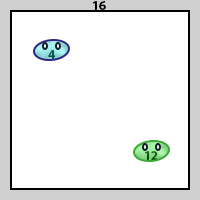
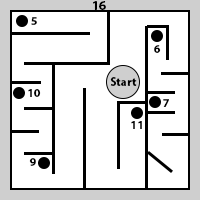
Layers edited between the first and the second w=200, h=200 image:
added layer "Start" above "Ellipse 3" over [110, 77, 137, 86]
added layer "Ellipse 3" above "7" over [106, 65, 140, 99]
added layer "Ellipse 2 Kopie 5" above "6" over [149, 96, 161, 108]
added layer "6" above "Ellipse 2 Kopie 4" over [154, 45, 161, 53]
added layer "Ellipse 2 Kopie 4" above "11" over [151, 30, 163, 42]
added layer "11" above "Ellipse 2 Kopie 3" over [131, 121, 142, 129]
added layer "Ellipse 2 Kopie 3" above "9" over [131, 107, 143, 119]
added layer "Ellipse 2 Kopie 2" above "10" over [38, 157, 50, 169]
added layer "10" above "Ellipse 2 Kopie" over [28, 89, 41, 97]
added layer "Ellipse 2 Kopie" above "5" over [13, 87, 25, 99]
added layer "Ellipse 2" above "Gruppe 1" over [16, 15, 28, 27]
added group "Gruppe 1" with 10 layers above "SnakeGame" over [12, 12, 188, 188]
added layer "Form 13" in group "Gruppe 1" over [147, 151, 173, 173]
added layer "Form 12" in group "Gruppe 1" over [162, 133, 188, 136]
added layer "Form 11" in group "Gruppe 1" over [147, 111, 175, 114]
added layer "Form 10" in group "Gruppe 1" over [147, 91, 175, 94]
added layer "Form 9" in group "Gruppe 1" over [161, 27, 188, 75]
added layer "Form 8" in group "Gruppe 1" over [24, 25, 169, 188]
added layer "Form 7" in group "Gruppe 1" over [12, 130, 39, 133]
added layer "Form 6" in group "Gruppe 1" over [12, 64, 120, 174]
added layer "Form 5" in group "Gruppe 1" over [118, 101, 145, 104]
added layer "Form 4" in group "Gruppe 1" over [12, 12, 148, 188]
hid group "Schleim Kopie" (4 layers) over [133, 140, 170, 162]
hid group "Schleim" (4 layers) over [33, 39, 70, 61]
…and 3 more changes (3 added)
